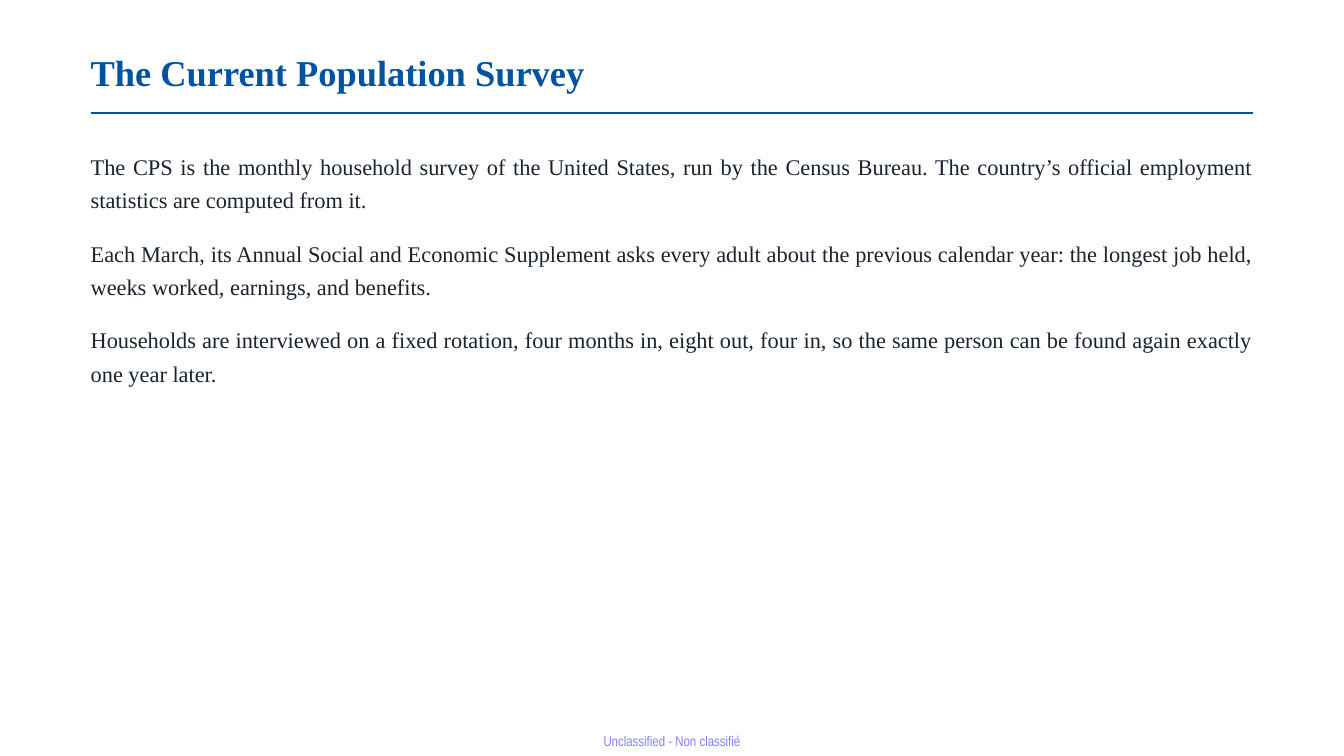
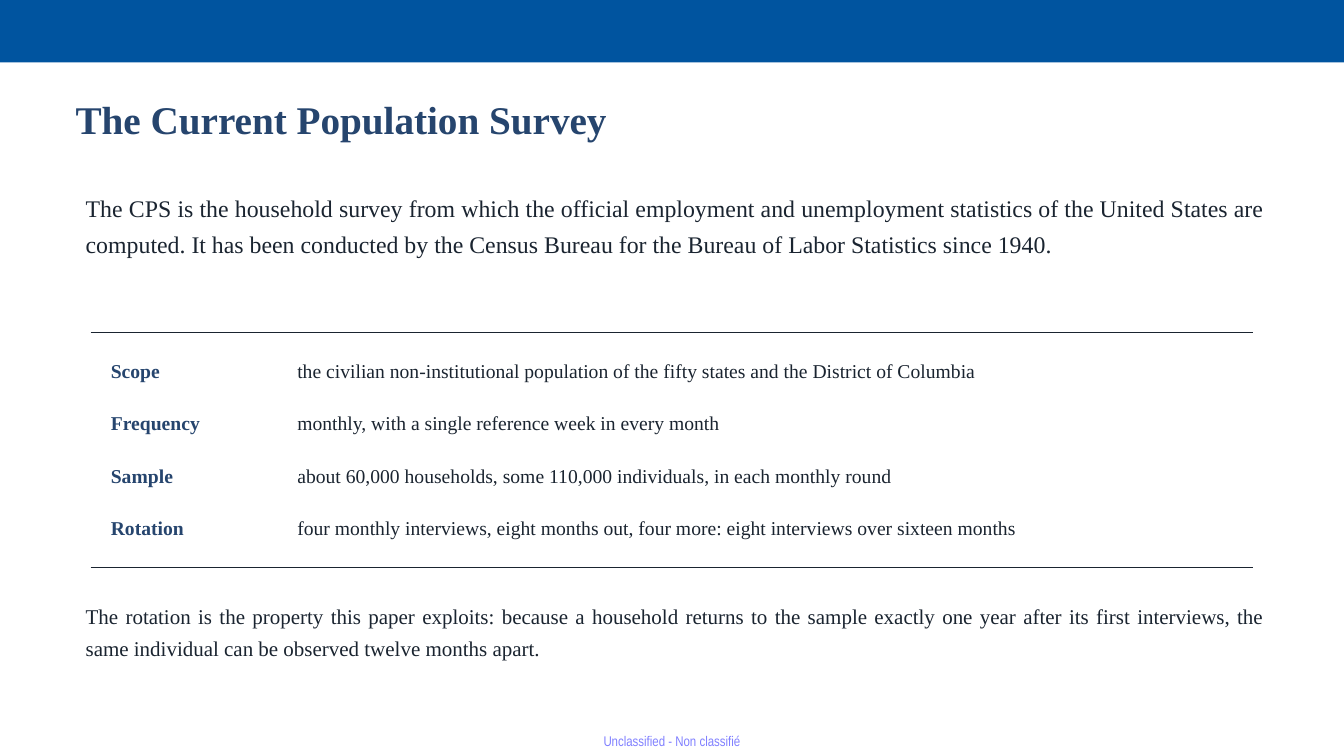
Before and after one commit to jedr1-ship-it/Alternative-Pathways----Quant, a slide deck: slide 4 of report/Proyect_US_v4.pptx. Drawn at 1344x756 pixels with LibreOffice and Linux fonts; fonts in the diff are those of the drawing. Boxes give left, top, right and bottom in pixels: in the first picture for what was removed or moved away, otherwise in the second. Text is boxed around its words. In the diff, an @@ line names an element or a change of style, - is before the commit and + after.

```diff
--- a/report/Proyect_US_v4.pptx
+++ b/report/Proyect_US_v4.pptx
@@ rectangle added at bbox=[0, 0, 1344, 63], fill #00549F @@
@@ text "The Current Population Survey": place and size @@
-text "The Current Population Survey" at bbox=[91, 60, 584, 93]
+text "The Current Population Survey" at bbox=[76, 106, 606, 142]
@@ text "The Current Population Survey" at bbox=[76, 106, 606, 142]: size 26 to 28 pt, text colour #00549F to #26456E @@
@@ line removed from (91, 113) to (1253, 113) @@
@@ text at bbox=[86, 200, 1263, 258]: text changed; size 16 to 17 pt @@
-The CPS is the monthly household survey of the United States, run by the Census Bureau. The country’s official employment statistics are computed from it.
-Each March, its Annual Social and Economic Supplement asks every adult about the previous calendar year: the longest job held, weeks worked, earnings, and benefits.
-Households are interviewed on a fixed rotation, four months in, eight out, four in, so the same person can be found again exactly one year later.
+The CPS is the household survey from which the official employment and unemployment statistics of the United States are computed. It has been conducted by the Census Bureau for the Bureau of Labor Statistics since 1940.
@@ line added from (91, 333) to (1253, 333), #1A2430 1 pt @@
@@ text added at bbox=[111, 365, 160, 383], 14 pt, text #26456E, bold @@
+Scope
@@ text added at bbox=[297, 364, 974, 383], 14 pt, text #1A2430 @@
+the civilian non-institutional population of the fifty states and the District of Columbia
@@ text added at bbox=[111, 417, 200, 435], 14 pt, text #26456E, bold @@
+Frequency
@@ text added at bbox=[297, 416, 719, 435], 14 pt, text #1A2430 @@
+monthly, with a single reference week in every month
@@ text added at bbox=[111, 469, 173, 488], 14 pt, text #26456E, bold @@
+Sample
@@ text added at bbox=[297, 469, 891, 488], 14 pt, text #1A2430 @@
+about 60,000 households, some 110,000 individuals, in each monthly round
@@ text added at bbox=[111, 521, 184, 535], 14 pt, text #26456E, bold @@
+Rotation
@@ text added at bbox=[297, 521, 1016, 540], 14 pt, text #1A2430 @@
+four monthly interviews, eight months out, four more: eight interviews over sixteen months
@@ line added from (91, 568) to (1253, 568), #1A2430 1 pt @@
@@ text added at bbox=[86, 609, 1263, 661], 15 pt, text #1A2430 @@
+The rotation is the property this paper exploits: because a household returns to the sample exactly one year after its first interviews, the same individual can be observed twelve months apart.
```
Also in this commit, not shown: 12 other slides changed, 1 slide added, 1 other file.
